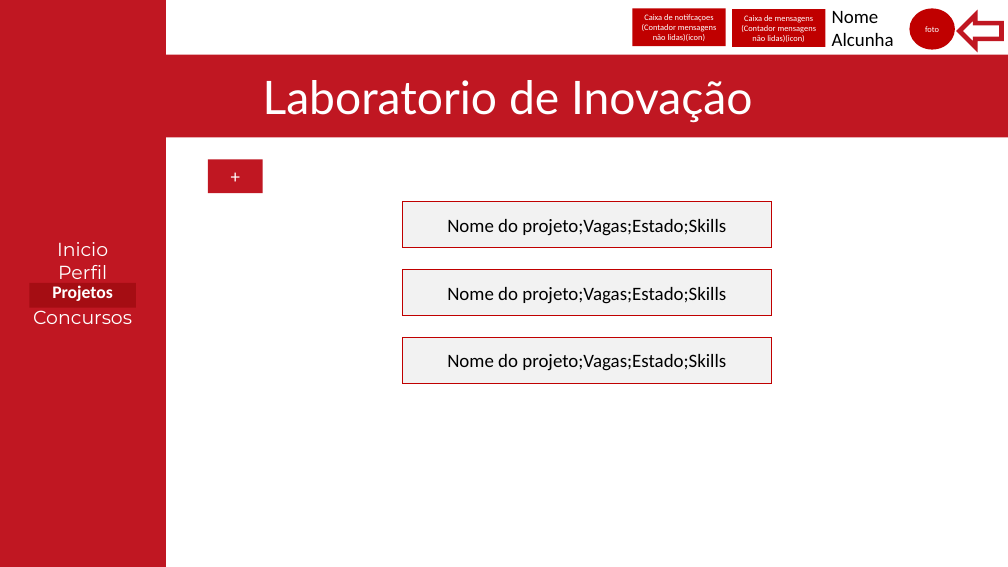
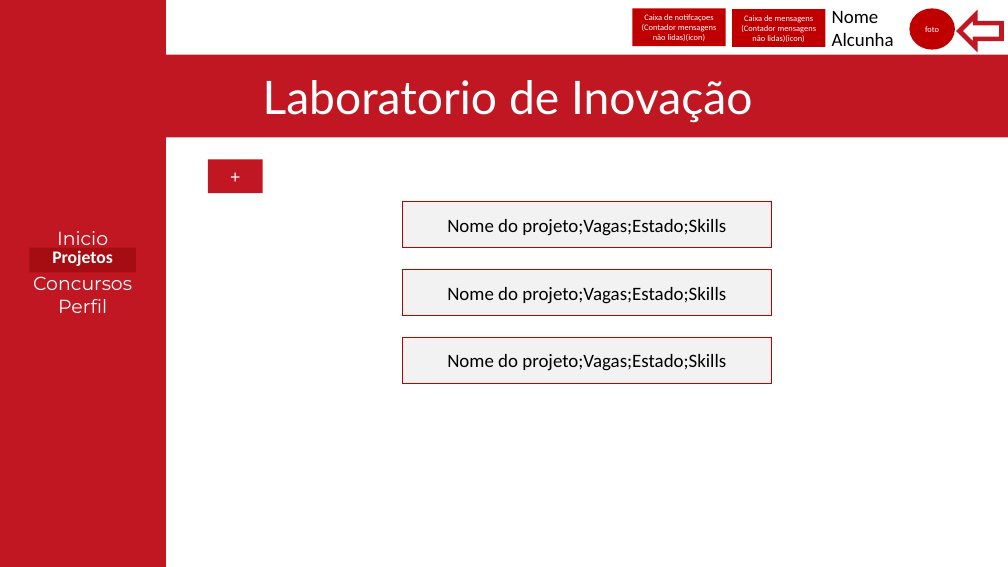
Before and after one commit to Reaf25pt/CriticalProject, a slide deck: slide 11 of frontend/Projetofinal.pptx (slide 12 before the commit). Drawn at 1008x567 pixels with LibreOffice and Linux fonts; fonts in the diff are those of the drawing. Boxes give left, top, right and bottom in pixels: in the first picture for what was removed or moved away, otherwise in the second. Text is boxed around its words. In the diff, an @@ line names an element or a change of style, - is before the commit and + after.

```diff
--- a/frontend/Projetofinal.pptx
+++ b/frontend/Projetofinal.pptx
@@ rectangle "Projetos": place and size @@
-rectangle "Projetos" at [29,283,136,308]
+rectangle "Projetos" at [29,248,136,273]
@@ text in rectangle at [33,276,132,290]: paragraph added @@
+Concursos
@@ text in rectangle at [33,310,132,324]: paragraph removed @@
-Concursos
```
Also in this commit, not shown: 1 other slide changed, 1 slide removed, 7 other files.
